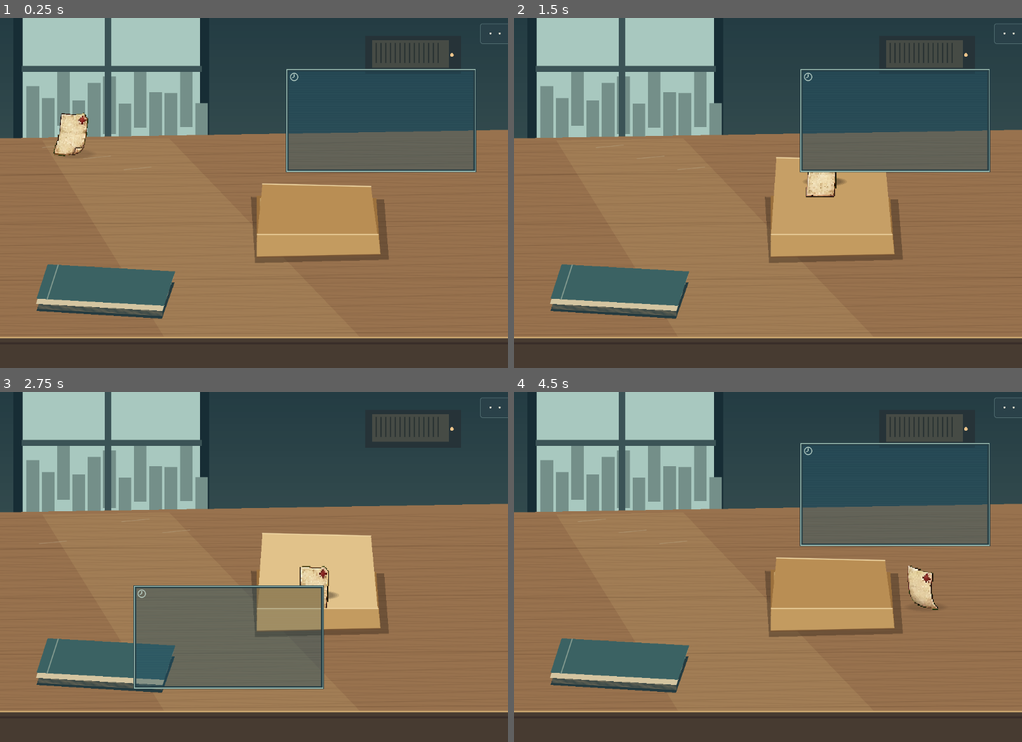
Above: before the commit, frames 1-4 (two rows, left to right).
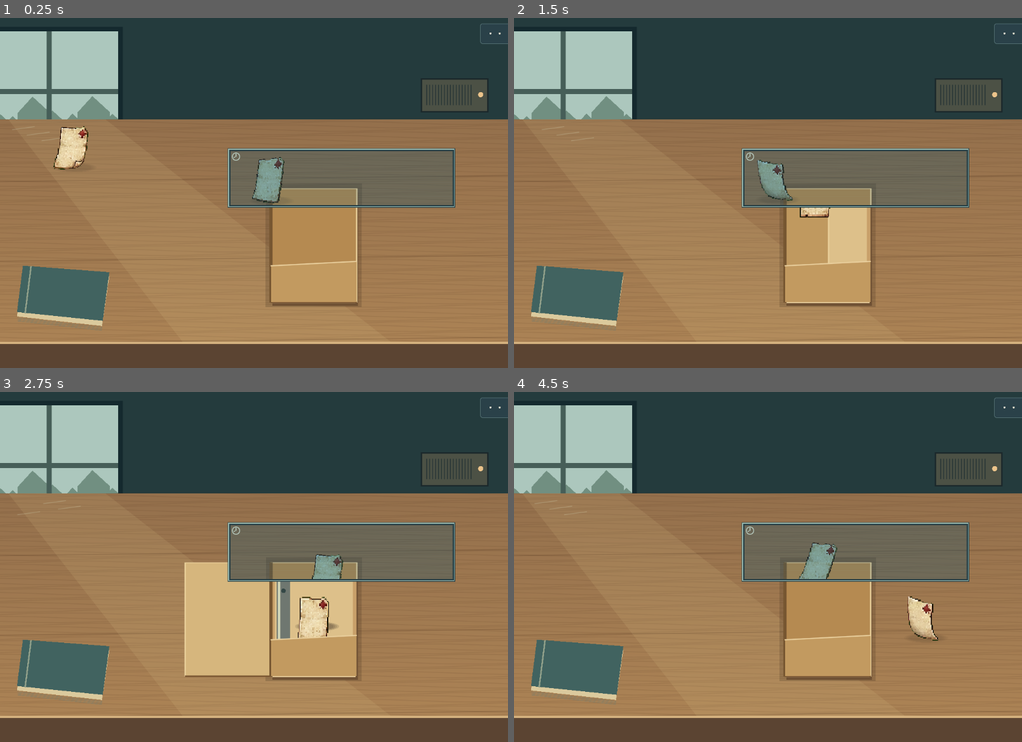
Above: after the commit, the same moments.

Repository: zhu607705-coder/7-55
Game: Godot game, scene res://scenes/paper_rewind.tscn
The game is run twice, just before and just after one commit, with the same random seed, the same clock (stepped at 60 frames per second) and the same inputs.
Inputs (mouse positions are in pixels of both pictures, inside the frame that each line leads up to; where the layout moved, square brackets give the same spot in the first picture):
- Up to frame 1 (0.25 s): no input
- Up to frame 2 (1.5 s): tap Enter at 0.5 s; drag from (600, 140) to (818, 116) at 0.52 s; click (828, 245) [828, 214] at 1.25 s
- Up to frame 3 (2.75 s): drag from (381, 493) to (228, 637) at 2.02 s
- Up to frame 4 (4.5 s): click "···" at 2.75 s; click "重置全部" at 3.5 s; move the mouse to (818, 490) at 4.27 s; hold Right from 4.28 s (still down); tap R at 4.35 s; click (818, 490) at 4.42 s

The runs differ from the first frame. In frame 1, 34% of the frame differs, in the area x 0-100%, y 0-94%; in frame 2, 35%; in frame 3, 42%; in frame 4, 35%.

Commit message:
Fix recorded layer clipping and preserve physical object proportions

Diff:
--- a/godot_native/samples/paper_rewind/scripts/paper_history_window.gd
+++ b/godot_native/samples/paper_rewind/scripts/paper_history_window.gd
@@ -10,6 +10,8 @@
 var reduced_motion := false
 var _dragging := false
 var paint_record: Callable
+var record_canvas: Control
+var frame_canvas: Control
 
 func _ready() -> void:
 	clip_contents = true
@@ -17,17 +19,35 @@
 	mouse_default_cursor_shape = Control.CURSOR_MOVE
 	accessibility_name = "过去的观察窗，只读。拖动或用方向键移动。"
 	tooltip_text = "拖动观察窗；焦点在窗上时，用方向键移动"
+	# Control.clip_contents clips children, not this Control's own draw commands.
+	# Keep recorded geometry in a real clipped child; no past pixel escapes.
+	record_canvas = Control.new()
+	record_canvas.name = "ClippedRecording"
+	record_canvas.mouse_filter = Control.MOUSE_FILTER_IGNORE
+	record_canvas.set_anchors_and_offsets_preset(Control.PRESET_FULL_RECT)
+	record_canvas.draw.connect(func() -> void:
+		if paint_record.is_valid(): paint_record.call(record_canvas))
+	add_child(record_canvas)
+	frame_canvas = Control.new()
+	frame_canvas.name = "GlassRim"
+	frame_canvas.mouse_filter = Control.MOUSE_FILTER_IGNORE
+	frame_canvas.set_anchors_and_offsets_preset(Control.PRESET_FULL_RECT)
+	frame_canvas.draw.connect(_draw_frame)
+	add_child(frame_canvas)
 
 func _draw() -> void:
-	if paint_record.is_valid(): paint_record.call(self)
-	draw_rect(Rect2(Vector2.ZERO,size),Color(0.13,0.36,0.43,0.22))
-	for y: int in range(0,int(size.y),5): draw_line(Vector2(0,y),Vector2(size.x,y),Color(0.70,0.88,0.85,0.04),1)
-	draw_rect(Rect2(Vector2.ONE*3,size-Vector2.ONE*6),Color("263f46"),false,6)
-	draw_rect(Rect2(Vector2.ONE*2,size-Vector2.ONE*4),Color("a8c9bd"),false,1.5)
+	if record_canvas: record_canvas.queue_redraw()
+	if frame_canvas: frame_canvas.queue_redraw()
+
+func _draw_frame() -> void:
+	frame_canvas.draw_rect(Rect2(Vector2.ZERO,size),Color(0.13,0.36,0.43,0.22))
+	for y: int in range(0,int(size.y),5): frame_canvas.draw_line(Vector2(0,y),Vector2(size.x,y),Color(0.70,0.88,0.85,0.04),1)
+	frame_canvas.draw_rect(Rect2(Vector2.ONE*3,size-Vector2.ONE*6),Color("263f46"),false,6)
+	frame_canvas.draw_rect(Rect2(Vector2.ONE*2,size-Vector2.ONE*4),Color("a8c9bd"),false,1.5)
 	# An etched clock and backward tick distinguish the recorded layer without a label.
-	draw_arc(Vector2(18,18),8,0,TAU,24,Color("c0d7cc"),1.5,true)
-	draw_line(Vector2(18,18),Vector2(18,12),Color("c0d7cc"),1.5)
-	draw_line(Vector2(18,18),Vector2(13,20),Color("c0d7cc"),1.5)
+	frame_canvas.draw_arc(Vector2(18,18),8,0,TAU,24,Color("c0d7cc"),1.5,true)
+	frame_canvas.draw_line(Vector2(18,18),Vector2(18,12),Color("c0d7cc"),1.5)
+	frame_canvas.draw_line(Vector2(18,18),Vector2(13,20),Color("c0d7cc"),1.5)
 
 func _gui_input(event: InputEvent) -> void:
 	if event is InputEventMouseButton and event.button_index == MOUSE_BUTTON_LEFT:
--- a/godot_native/samples/paper_rewind/scripts/paper_rewind_stage.gd
+++ b/godot_native/samples/paper_rewind/scripts/paper_rewind_stage.gd
@@ -11,7 +11,7 @@
 var paper_grip: Control
 var history_window: Control
 var grip_preview: Control
-var history_rect := Rect2(540, 78, 360, 160)
+var history_rect := Rect2(430, 180, 430, 75)
 var history_time := 4.8
 var environment_time := 0.0
 var broadcast_quiet := false
@@ -53,12 +53,12 @@
 
 func _layout() -> void:
 	# Perspective is composed for the device, not a letterboxed landscape panel.
-	_projection = Vector2(size.x / 960.0, size.y / 540.0)
+	_projection = Vector2(size.x / 960.0, size.y * 0.30 / 133.0)
 	_world_scale = minf(_projection.x, _projection.y)
-	_world_offset = Vector2.ZERO
+	_world_offset = Vector2(0, size.y * 0.35 - 170.0 * _projection.y)
 	if folder_button:
-		folder_button.position = world_to_local(Model.FOLDER_RECT.position)
-		folder_button.size = (Model.FOLDER_RECT.size * _projection).max(Vector2(44,44))
+		folder_button.position = folder_leaf_rect().position
+		folder_button.size = folder_leaf_rect().size
 		_layout_grip()
 		_layout_history()
 		grip_preview.queue_redraw()
@@ -98,7 +98,7 @@
 	_layout_history()
 
 func reset_history() -> void:
-	history_rect = Rect2(540, 78, 360, 160)
+	history_rect = Rect2(430, 180, 430, 75)
 	history_time = 4.8
 	folder_open_amount = 0
 	folder_drag_preview = 0
@@ -139,76 +139,94 @@
 func _rect(c: CanvasItem, rect: Rect2, color: Color, shift: Vector2) -> void:
 	c.draw_rect(Rect2(world_to_local(rect.position) - shift, rect.size * _projection), color)
 
+func art_scale() -> float:
+	return clampf(size.x / 390.0, 0.82, 1.6)
+
+func folder_leaf_rect() -> Rect2:
+	var extent := Vector2(116,154) * art_scale()
+	return Rect2(world_to_local(Model.REST_POINT) - extent*0.5,extent)
+
 func _environment(c: CanvasItem, shift: Vector2, past: bool) -> void:
-	# Soft campus-window light and a close, deep tabletop. No explanatory labels.
-	for i: int in range(54):
-		var tone := Color("243c43").lerp(Color("4f6661"), float(i)/54.0)
-		_rect(c, Rect2(0,i*10,960,11), tone, shift)
-	_rect(c, Rect2(25,-30,370,240), Color("172d35"), shift)
-	_rect(c, Rect2(43,-22,335,213), Color("a8c8bf"), shift)
-	for i: int in range(12):
-		var x := 50.0 + i * 29
-		_rect(c, Rect2(x, 105 + sin(i * 2.4)*28, 24, 89), Color("748f89"), shift)
-	_rect(c, Rect2(198,-25,12,220), Color("3b5356"), shift)
-	_rect(c, Rect2(41,74,340,9), Color("3b5356"), shift)
-	_rect(c, Rect2(23,191,384,18), Color("708278"), shift)
-	_line(c,Vector2(23,191),Vector2(407,191),Color("c2c5a2"),3,shift)
-	# Radio grille and lamp: feedback lives on the object, not in a status row.
-	_rect(c, Rect2(690,28,181,58), Color("263338"), shift)
-	_rect(c, Rect2(703,34,145,43), Color("464b45"), shift)
-	for i: int in range(14):
-		_line(c,Vector2(711+i*9,39),Vector2(711+i*9,69),Color("252e30"),2,shift)
-	c.draw_circle(world_to_local(Vector2(854,57))-shift,4,Color("83bda6") if broadcast_quiet else Color("ecc48b"))
-	# Continuous bevel, plank grain, worn edge and long contact shadows.
-	_poly(c,[Vector2(-100,193),Vector2(1000,178),Vector2(1110,540),Vector2(-150,540)],Color("473b31"),shift)
-	_poly(c,[Vector2(-100,187),Vector2(1000,172),Vector2(1060,493),Vector2(-130,493)],Color("98724e"),shift)
-	for i: int in range(92):
-		var y := 190.0 + i*3.25
-		var col := Color(0.25,0.17,0.10,0.08 + 0.035*sin(i*1.3))
+	# Camera remains isotropic for every physical object. Layout changes positions,
+	# never the shape of a folder, notebook, window or sheet.
+	var unit := art_scale()
+	var top := size.y * 0.29
+	c.draw_rect(Rect2(-shift,size),Color("243b3d"))
+	var window := Rect2(Vector2(-18,18)*unit-shift,Vector2(178,190)*unit)
+	c.draw_rect(window.grow(6*unit),Color("14292e"))
+	c.draw_rect(window,Color("acc7bd"))
+	for i: int in range(7):
+		var p := window.position+Vector2(i*27,125+sin(i*2.2)*15)*unit
+		c.draw_colored_polygon(PackedVector2Array([p+Vector2(-12,0)*unit,p+Vector2(8,-22)*unit,p+Vector2(32,0)*unit,p+Vector2(32,65)*unit,p+Vector2(-12,65)*unit]),Color("718f81"))
+	c.draw_rect(Rect2(window.position+Vector2(81,0)*unit,Vector2(7,190)*unit),Color("465e58"))
+	c.draw_rect(Rect2(window.position+Vector2(0,78)*unit,Vector2(178,7)*unit),Color("465e58"))
+	c.draw_rect(Rect2(window.position+Vector2(-3,190)*unit,Vector2(190,10)*unit),Color("839188"))
+	var radio := Rect2(Vector2(size.x-116*unit,84*unit)-shift,Vector2(88,42)*unit)
+	c.draw_rect(radio.grow(3),Color("1b282b"))
+	c.draw_rect(radio,Color("4c5145"))
+	for i: int in range(16): c.draw_line(radio.position+Vector2(6+i*4,7)*unit,radio.position+Vector2(6+i*4,34)*unit,Color("273536"),unit,true)
+	c.draw_circle(radio.position+Vector2(79,20)*unit,3.5*unit,Color("83bda6") if broadcast_quiet else Color("ecc48b"))
+	# Close tabletop extends out of the camera; a bevel retains believable thickness.
+	for i: int in range(80):
+		var y := top + (size.y-top)*i/80.0
+		var col := Color("94704c").lerp(Color("ae8556"),float(i)/80.0)
+		c.draw_rect(Rect2(Vector2(0,y)-shift,Vector2(size.x,(size.y-top)/80.0+1)),col)
+	for i: int in range(72):
+		var y := top + (size.y-top)*i/72.0
 		var points := PackedVector2Array()
-		for j: int in range(17): points.append(world_to_local(Vector2(j*64-24,y+2.0*sin(j*0.8+i*1.7)))-shift)
-		c.draw_polyline(points,col,1.3,true)
-	for y: float in [242.0, 318.0, 405.0, 489.0]:
-		_line(c,Vector2(-20,y),Vector2(990,y-5),Color(0.27,0.17,0.10,0.25),1.2,shift)
-	_line(c,Vector2(0,493),Vector2(960,493),Color("d2ae75"),3,shift)
-	_line(c,Vector2(0,502),Vector2(960,502),Color("382d29"),4,shift)
-	# Glancing light stays in the present even when the page reverses.
-	_poly(c,[Vector2(80,189),Vector2(320,186),Vector2(680,492),Vector2(310,492)],Color(0.99,0.91,0.60,0.09),shift)
-	# A small stack of ruled notebooks at the edge establishes scale/depth.
-	_poly(c,[Vector2(90,397),Vector2(330,408),Vector2(306,464),Vector2(69,452)],Color("253b40"),shift)
-	_poly(c,[Vector2(88,388),Vector2(328,399),Vector2(307,452),Vector2(68,441)],Color("d4c5a1"),shift)
-	for i: int in range(4): _line(c,Vector2(72,442+i*2),Vector2(307,453+i*2),Color("887a60"),1,shift)
-	_poly(c,[Vector2(90,380),Vector2(331,391),Vector2(310,444),Vector2(69,433)],Color("3b6263"),shift)
-	_line(c,Vector2(110,381),Vector2(89,434),Color("8aa094"),2,shift)
-	# Wind is always environmental; its rhythm does not run on the paper clock.
+		for j: int in range(18): points.append(Vector2(j*size.x/17.0,y+2.0*sin(j*0.8+i*1.7)*unit)-shift)
+		c.draw_polyline(points,Color(0.26,0.15,0.08,0.10),unit,true)
+	for f: float in [0.25,0.57,0.9]:
+		var y := lerpf(top,size.y,f)
+		c.draw_line(Vector2(0,y)-shift,Vector2(size.x,y-8*unit)-shift,Color(0.29,0.18,0.10,0.24),unit,true)
+	c.draw_rect(Rect2(Vector2(0,size.y-34*unit)-shift,Vector2(size.x,34*unit)),Color("5b4432"))
+	c.draw_line(Vector2(0,size.y-34*unit)-shift,Vector2(size.x,size.y-34*unit)-shift,Color("d6b380"),3*unit)
+	c.draw_colored_polygon(PackedVector2Array([Vector2(18,top)-shift,Vector2(143*unit,top)-shift,Vector2(size.x*0.77,size.y-35*unit)-shift,Vector2(size.x*0.36,size.y-35*unit)-shift]),Color(0.98,0.91,0.65,0.09))
+	var book := Vector2(31*unit,size.y-134*unit)-shift
+	var book_points := PackedVector2Array([book,book+Vector2(117,9)*unit,book+Vector2(107,77)*unit,book+Vector2(-8,64)*unit])
+	c.draw_colored_polygon(book_points,Color("dbca9d"))
+	for i: int in range(3): c.draw_line(book+Vector2(-7,66+i*2)*unit,book+Vector2(107,79+i*2)*unit,Color("8d7e60"),unit)
+	c.draw_colored_polygon(PackedVector2Array([book-Vector2(0,5)*unit,book+Vector2(117,4)*unit,book+Vector2(108,70)*unit,book+Vector2(-8,58)*unit]),Color("416360"))
+	c.draw_line(book+Vector2(11,-4)*unit,book+Vector2(3,60)*unit,Color("92a18b"),2*unit)
 	if not reduced_motion:
 		for i: int in range(3):
-			var x := 65.0 + fmod(environment_time*60+i*77,310.0)
-			_line(c,Vector2(x,200+i*17),Vector2(x+52,196+i*17),Color(0.9,0.96,0.88,0.19),1.2,shift)
-	if past: _rect(c,Rect2(0,0,960,540),Color(0.10,0.25,0.34,0.27),shift)
+			var p := Vector2(20+fmod(environment_time*27+i*32,120),top+22+i*12)-shift
+			c.draw_line(p,p+Vector2(30,-4)*unit,Color(0.92,0.97,0.86,0.20),unit,true)
+	if past: c.draw_rect(Rect2(-shift,size),Color(0.10,0.25,0.34,0.18))
 
 func _folder(c: CanvasItem, shift: Vector2, opened: float, front: bool) -> void:
-	# Hinge projects continuously from the closed cover to its raised catch plane.
-	var hinge := 344.0
-	var top := hinge - 84.0 * cos(opened * PI * 0.45)
-	var lift := 110.0 * sin(opened * PI * 0.45)
-	var top_y := top - lift
+	var base := folder_leaf_rect()
+	base.position -= shift
+	var unit := art_scale()
+	var hinge_x := base.position.x
+	var angle := opened*PI
+	var edge_x := hinge_x + base.size.x*cos(angle)
+	var lift := sin(angle)*34*unit
 	if not front:
-		_poly(c,[Vector2(474,276),Vector2(726,280),Vector2(735,373),Vector2(482,378)],Color(0.14,0.10,0.07,0.35),shift)
-		_poly(c,[Vector2(485,274),Vector2(711,278),Vector2(719,365),Vector2(485,369)],Color("9c713d"),shift)
-		_poly(c,[Vector2(491,278),Vector2(704,282),Vector2(710,357),Vector2(491,360)],Color("c4a16a"),shift)
-		for i: int in range(3): _line(c,Vector2(490,361+i*2),Vector2(713,358+i*2),Color("e1c590"),1,shift)
-		# Back leaf can stand upright while the receiving face remains on the desk.
-		_poly(c,[Vector2(485,hinge),Vector2(715,hinge),Vector2(701,top_y),Vector2(496,top_y-4)],Color("b98e54").lerp(Color("e1c28a"),opened),shift)
-		_line(c,Vector2(496,top_y-4),Vector2(701,top_y),Color("f0d7a4"),2,shift)
-		_line(c,Vector2(490,hinge-3),Vector2(711,hinge-3),Color("705333"),2,shift)
-		for x: float in [520.0,677.0]:
-			_line(c,Vector2(x,hinge-5),Vector2(x,hinge+7),Color("d7d5b1"),3,shift)
+		c.draw_rect(base.grow(7*unit),Color(0.15,0.10,0.06,0.18))
+		c.draw_rect(Rect2(base.position+Vector2(2,5)*unit,base.size),Color("6f5134"))
+		c.draw_rect(base,Color("c8a06a"))
+		c.draw_rect(base.grow(-5*unit),Color("ddc08a"))
+		for i: int in range(3): c.draw_line(base.position+Vector2(3,base.size.y-3+i*2),base.end+Vector2(-2,-3+i*2),Color("eed3a0"),unit)
+		# Genuine two-leaf folder: the cover turns around its long spine, not a
+		# shape-swap or a vertically stretched rectangle.
+		var cover := PackedVector2Array([Vector2(hinge_x,base.position.y),Vector2(edge_x,base.position.y-lift),Vector2(edge_x,base.end.y-lift),Vector2(hinge_x,base.end.y)])
+		c.draw_colored_polygon(cover,Color("b58a51").lerp(Color("d6b67d"),opened))
+		c.draw_line(cover[1],cover[2],Color("ead09b"),2*unit,true)
+		c.draw_line(cover[0],cover[1],Color("ead09b"),unit,true)
+		c.draw_line(cover[3],cover[2],Color("775330"),2*unit,true)
+		c.draw_line(Vector2(hinge_x,base.position.y),Vector2(hinge_x,base.end.y),Color("765631"),4*unit,true)
+		if opened>0.45:
+			# Metal clip and folded hinge make the accepting page unambiguous.
+			var clip := Rect2(base.position+Vector2(8,12)*unit,Vector2(18,base.size.y/unit-24)*unit)
+			c.draw_rect(clip,Color("6f7770"))
+			c.draw_line(clip.position+Vector2(3,2)*unit,Vector2(clip.position.x+3*unit,clip.end.y-2*unit),Color("d5d9ba"),3*unit,true)
+			for f: float in [0.2,0.8]: c.draw_circle(Vector2(clip.get_center().x,lerpf(clip.position.y,clip.end.y,f)),3*unit,Color("344746"))
 	else:
-		# Shallow lip, not an opaque bar over the whole collected page.
-		_poly(c,[Vector2(486,334),Vector2(715,334),Vector2(719,365),Vector2(485,369)],Color("c39b60"),shift)
-		_line(c,Vector2(486,334),Vector2(715,334),Color("eed3a0"),2,shift)
-		_line(c,Vector2(485,369),Vector2(719,365),Color("765333"),2,shift)
+		# A thin retaining pocket occludes only the lower part of the resting page.
+		var y := base.position.y+base.size.y*0.64
+		c.draw_colored_polygon(PackedVector2Array([Vector2(base.position.x,y+6*unit),Vector2(base.end.x,y),base.end,Vector2(base.position.x,base.end.y)]),Color("c29a60"))
+		c.draw_line(Vector2(base.position.x,y+6*unit),Vector2(base.end.x,y),Color("ead09e"),1.5*unit,true)
 
 func _paper(c: CanvasItem, shift: Vector2, point: Vector2, paper_time: float, grounded: bool, tint: Color = Color.WHITE, collect: float = -1.0) -> void:
 	var center := world_to_local(point) - shift
--- a/godot_native/samples/paper_rewind/scripts/paper_rewind_view.gd
+++ b/godot_native/samples/paper_rewind/scripts/paper_rewind_view.gd
@@ -210,7 +210,7 @@
 	model.advance(delta)
 	if not _focus_suspended and model.mode not in ["cancelled", "solved"]:
 		presentation_time += delta
-	stage.history_time = 4.8 if stage.reduced_motion else fmod(presentation_time, Model.DURATION)
+	stage.history_time = 4.8 if stage.reduced_motion else 3.8 + fmod(presentation_time, 1.4)
 	stage.environment_time = presentation_time
 	stage.broadcast_quiet = fmod(presentation_time, 8.0) >= 3.5
 	stage.animate(delta)
--- /dev/null
+++ b/godot_native/samples/paper_rewind/tests/test_paper_history_render.gd
@@ -0,0 +1,51 @@
+extends SceneTree
+## Real-renderer-only regression: a recorded pixel must never leave its window.
+const SCENE = preload("res://scenes/paper_rewind.tscn")
+var view: Control
+var failures := 0
+func _initialize() -> void: call_deferred("run")
+func check(ok: bool, message: String) -> void:
+	if not ok: failures += 1; push_error(message)
+	else: print("HISTORY_RENDER_PASS ", message)
+func settled_image() -> Image:
+	for i: int in range(4):
+		await process_frame
+		await RenderingServer.frame_post_draw
+	return root.get_texture().get_image()
+func changes(a: Image, b: Image, bounds: Rect2) -> Vector2i:
+	var result := Vector2i.ZERO
+	for y: int in range(a.get_height()):
+		for x: int in range(a.get_width()):
+			if a.get_pixel(x,y) != b.get_pixel(x,y):
+				if bounds.has_point(Vector2(x,y)): result.x += 1
+				else: result.y += 1
+	return result
+func run() -> void:
+	if DisplayServer.get_name() == "headless":
+		push_error("History pixel test requires a supported actual renderer"); quit(2); return
+	root.size = Vector2i(390,844)
+	view = SCENE.instantiate(); root.add_child(view)
+	await process_frame
+	view.set_process(false)
+	view.model.seek(1.2); view.model.open_folder()
+	view.stage.folder_open_amount = 1
+	view.stage.history_time = 3.8; view._refresh()
+	var before: Dictionary = view.model.snapshot()
+	var a: Image = await settled_image()
+	view.stage.history_time = 4.8; view._refresh()
+	var b: Image = await settled_image()
+	var bounds: Rect2 = view.stage.history_window.get_global_rect().grow(2)
+	var delta := changes(a,b,bounds)
+	check(delta.y == 0,"Changing only recorded time changes zero pixels outside the past window")
+	check(delta.x > 100,"Past window visibly contains moving recorded paper, not an empty rectangle")
+	check(view.model.snapshot() == before,"Recorded pixels cannot mutate the current paper or folder")
+	check(view.stage.paper_grip.get_global_rect().get_center().distance_to(view.stage.global_position+view.stage.world_to_local(view.model.paper_position())) < 0.01,"Visible current paper and its ordinary-input target share one position")
+	# Demonstrate that the pixel boundary assertion catches the old clipping bug.
+	view.stage.history_window.clip_contents = false
+	view.stage.history_time = 3.8; view._refresh()
+	var unbounded: Image = await settled_image()
+	check(changes(b,unbounded,bounds).y > 100,"Negative control detects unbounded recorded child drawing")
+	view.stage.history_window.clip_contents = true
+	view.queue_free(); await process_frame
+	print("PAPER_HISTORY_RENDER failures=",failures," renderer=",DisplayServer.get_name())
+	quit(1 if failures else 0)
--- a/godot_native/samples/paper_rewind/tests/test_paper_rewind_two_hands.gd
+++ b/godot_native/samples/paper_rewind/tests/test_paper_rewind_two_hands.gd
@@ -141,8 +141,8 @@
 	view._reset()
 	await frames(3)
 	var untouched: Dictionary = view.model.snapshot()
-	view.stage.history_rect.position = Vector2(580, 160)
-	view.stage._layout_history()
+	view.stage.history_rect.position = view.model.paper_position() - view.stage.history_rect.size * 0.5
+	view.stage.move_history(Vector2.ZERO)
 	var covered_paper: Vector2 = view.stage.paper_grip.get_global_rect().get_center()
 	await touch(0, covered_paper, true)
 	check(view.touch_sessions[0].target == "history", "top read-only window owns a press above physical paper")
Not shown, changed: .github/workflows/paper-rewind-demo.yml
